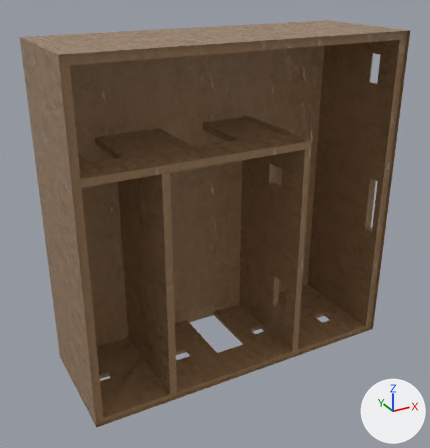
The glTF model Sanity.Game/content/settlements/buildings/complex_hut.gltf as it was, and as the next commit left it.
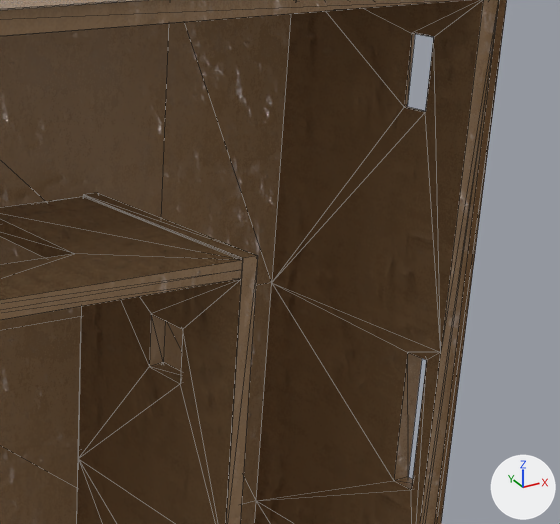
The first picture shows the older version from a 50 mm camera at (-7.47, -14.69, 6.08) aimed at (-0.29, -1.63, -0.45). The close-ups show both versions on the part from 49% to 100% of the width and 9% to 55% of the height of that picture; other places that the commit changed are outside them. Arrows for +X, +Y and +Z are at lower right; the lights stay in place. The close-ups show mesh edges as thin lines. Vertices at the same position are counted once.
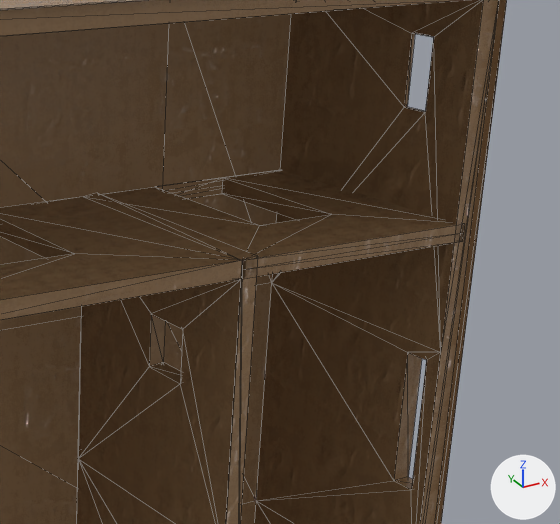
What differs and where, as boxes [x1, y1, x2, y2] in the close-ups (560 x 524 px):
part 1 of me_cube, built on: before [0, 193, 258, 524]; after [0, 170, 465, 524]
part 2 of me_cube, surface changed: [0, 0, 504, 524] in both

The change, as a diff of the scene's bpy script:
```diff
--- a/Sanity.Game/content/settlements/buildings/complex_hut.gltf.py
+++ b/Sanity.Game/content/settlements/buildings/complex_hut.gltf.py
@@ me_cube @@
 # used by ob_cube; location = (0.0, 0.0, 0.0)
-me_cube.from_pydata(...)  # 184 vertices, 406 faces; spans x -4.5..4.5, y -3.2..0.1, z -4.45..4.5
+me_cube.from_pydata(...)  # 194 vertices, 428 faces; spans x -4.5..4.5, y -3.2..0.1, z -4.45..4.5
+# me_cube part 1
+# 4 vertices are removed from x 1.48, y -3.1..-0.1, z 1.98..1.99
+# 22 faces are deleted
+# 8 vertices are added at x 2.45..3.42, y -2.1..-0.1, z 1.78..1.97
+# 6 new vertices lie (2.92, 0.0, 0.0) away from vertices in x 1.48, y -3.1..-0.1, z 1.78..1.97
+# 44 new faces join them
+# me_cube part 2: 384 kept faces spanning x -4.5..4.5, y -3.2..0.1, z -4.45..4.5 get new texture (UV) coordinates
 me_cube.materials.append(mat_mudhut)
```
